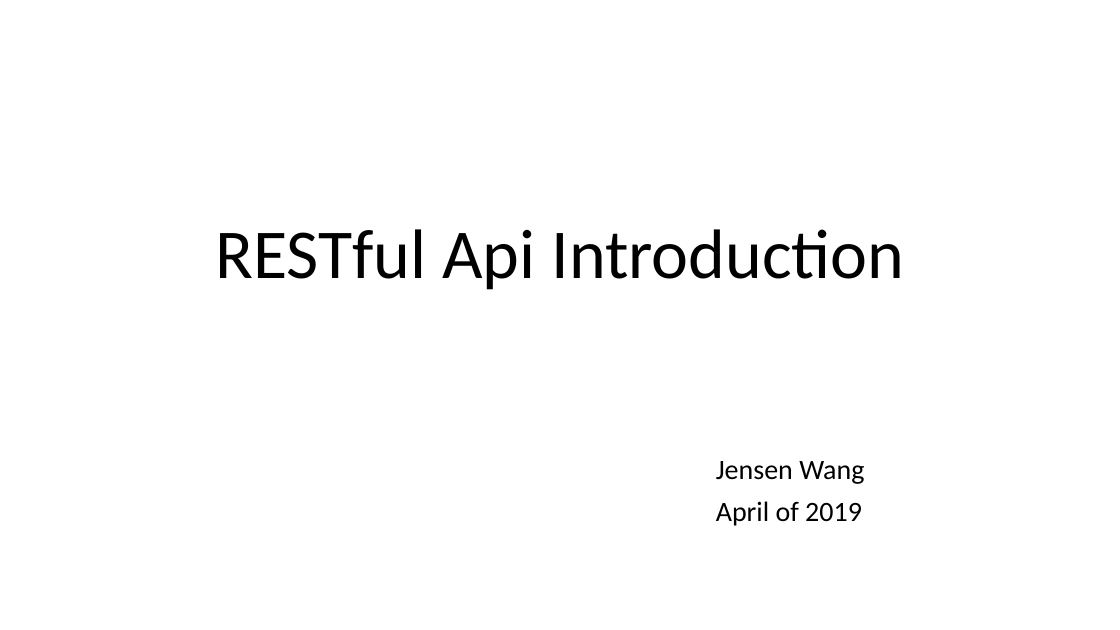
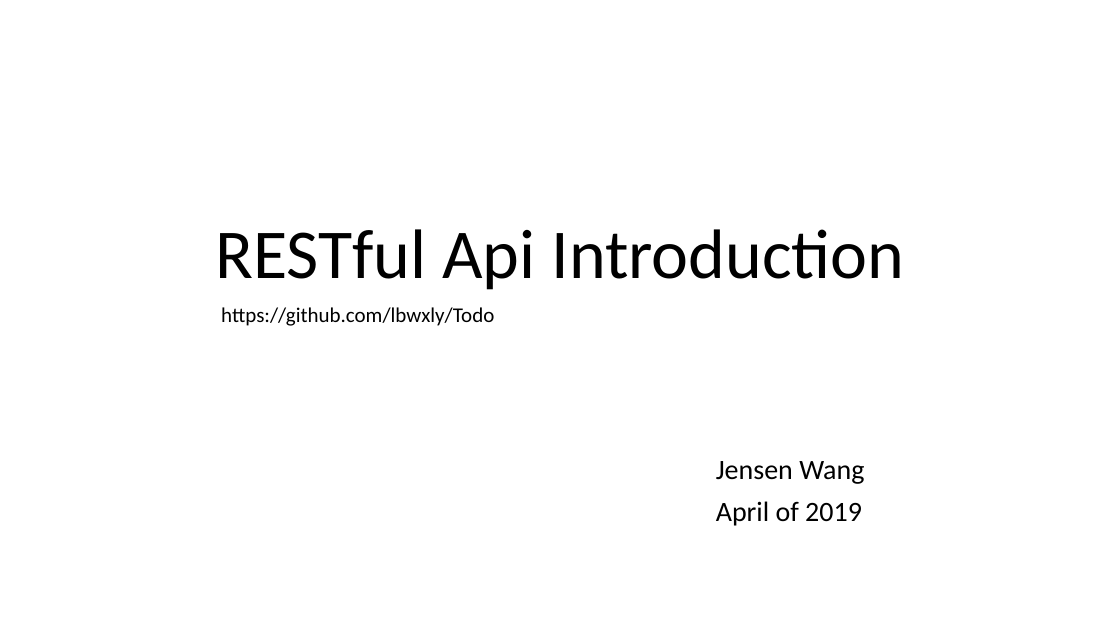
Before and after one commit to lbwxly/Todo, a slide deck: slide 1 of RestApiIntroduction.pptx. Drawn at 1120x630 pixels with LibreOffice and Linux fonts; fonts in the diff are those of the drawing. Boxes give left, top, right and bottom in pixels: in the first picture for what was removed or moved away, otherwise in the second. Text is boxed around its words. In the diff, an @@ line names an element or a change of style, - is before the commit and + after.

```diff
--- a/RestApiIntroduction.pptx
+++ b/RestApiIntroduction.pptx
@@ text added at (221,307,494,326), 18 pt, text #000000 @@
+https://github.com/lbwxly/Todo
```
Also in this commit, not shown: 5 other slides changed, 6 slides added, 6 other files.
